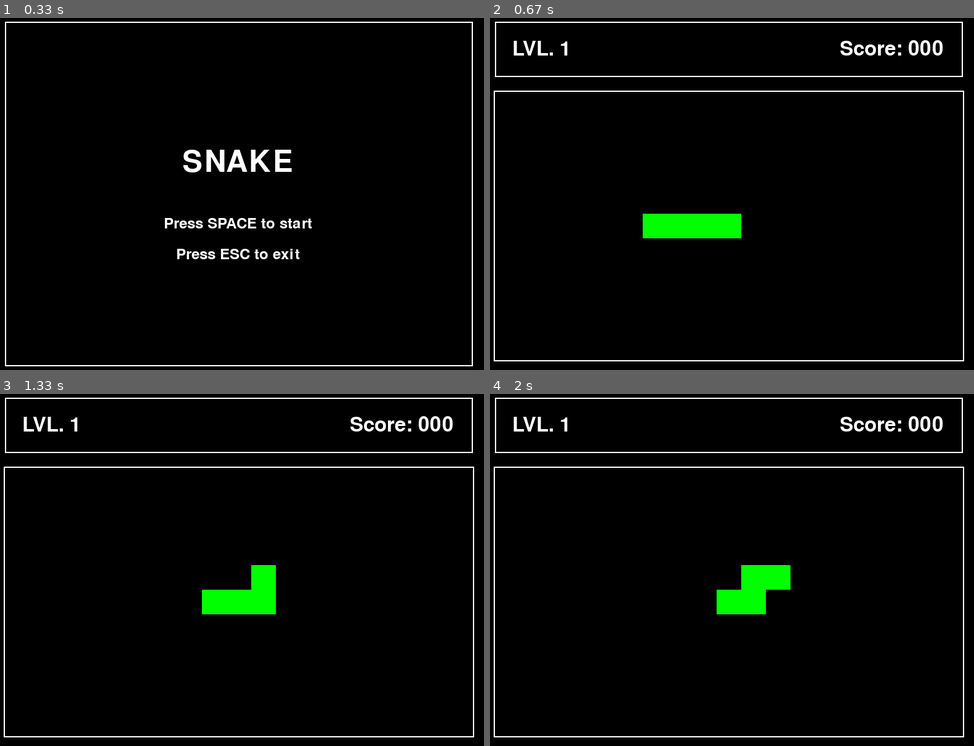
Above: before the commit, frames 1-4 (two rows, left to right).
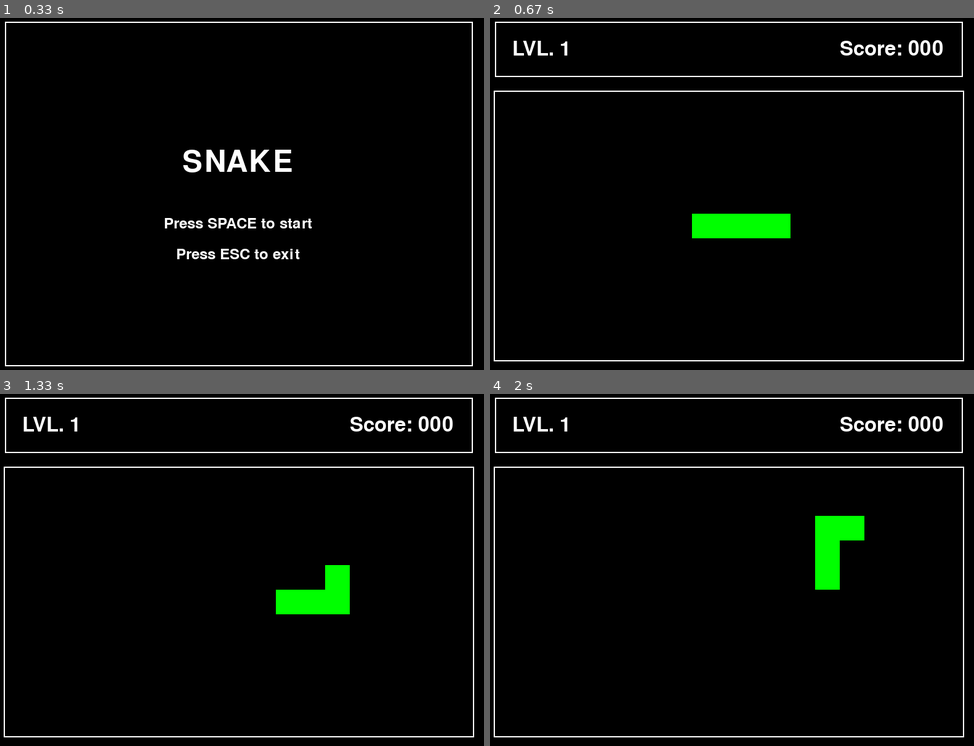
Above: after the commit, the same moments.

Repository: Moigh/Python_Tasks
Game: pygame game, started from SnakeGame/main.py
Same seed, same stepped clock (60 frames per second), same inputs: the game is played once before the commit and once after it.
Inputs:
- Up to frame 1 (0.33 s): no input
- Up to frame 2 (0.67 s): tap Space at 0.33 s
- Up to frame 3 (1.33 s): hold Right 0.67-1.13 s; tap Space at 0.73, 1.03, 1.23 s; hold Up from 1.17 s (still down)
- Up to frame 4 (2 s): tap Space at 1.53, 1.73 s; release Up at 1.63 s; hold Right from 1.67 s (still down)

Frame 1 is identical in both runs. In frame 2, 1.4% of the frame differs, in the area x 31-63%, y 55-63%; in frame 3, 2.8%, in the area x 41-73%, y 48-63%; in frame 4, 2.8%.

Commit message:
snake mooves in time

Diff:
--- a/SnakeGame/game/screens.py
+++ b/SnakeGame/game/screens.py
@@ -76,30 +76,33 @@
             cell_size=self.CELL_SIZE
         )
 
+        # Таймер для автоматического движения
+        self.last_move_time = 0
+        self.move_interval = 200  # миллисекунды между движениями (0.2 секунды)
+
     def handle_events(self, events):
         for event in events:
             if event.type == pygame.KEYDOWN:
                 if event.key == pygame.K_ESCAPE:
                     # Возвращаемся в меню
                     return MenuScreen(self.width, self.height)
-                # Управление змейкой
+                # Управление змейкой - только меняем направление
                 elif event.key == pygame.K_UP:
                     self.snake.change_direction((0, -1))
-                    self.snake.move()
                 elif event.key == pygame.K_DOWN:
                     self.snake.change_direction((0, 1))
-                    self.snake.move()
                 elif event.key == pygame.K_LEFT:
                     self.snake.change_direction((-1, 0))
-                    self.snake.move()
                 elif event.key == pygame.K_RIGHT:
                     self.snake.change_direction((1, 0))
-                    self.snake.move()
         return self
 
     def update(self):
-        # Пока ничего не обновляем автоматически
-        pass
+        # Автоматическое движение змейки по времени
+        current_time = pygame.time.get_ticks()
+        if current_time - self.last_move_time > self.move_interval:
+            self.snake.move()
+            self.last_move_time = current_time
 
     def draw(self, screen):
         # Черный фон
@@ -109,14 +112,13 @@
         self.snake.draw(screen)
 
         # Рисуем игровое поле
-        pygame.draw.rect(screen, (255, 255, 255), (self.MARGIN - 2, self.GAME_FIELD_Y, self.PANEL_WIDTH + 4, self.GAME_FIELD_HEIGHT), 2)  # Верхняя панель
+        pygame.draw.rect(screen, (255, 255, 255), (self.MARGIN - 2, self.GAME_FIELD_Y, self.PANEL_WIDTH + 4, self.GAME_FIELD_HEIGHT), 2)
 
         # Рисуем информацию в верхней панели
         self._draw_ui(screen)
 
-
     def _draw_ui(self, screen):
-        pygame.draw.rect(screen, (255, 255, 255), (self.MARGIN, self.TOP_PANEL_Y, self.PANEL_WIDTH, self.TOP_PANEL_HEIGHT), 2)  # Верхняя панель
+        pygame.draw.rect(screen, (255, 255, 255), (self.MARGIN, self.TOP_PANEL_Y, self.PANEL_WIDTH, self.TOP_PANEL_HEIGHT), 2)
         font = pygame.font.Font(None, 48)
 
         # Уровень слева
